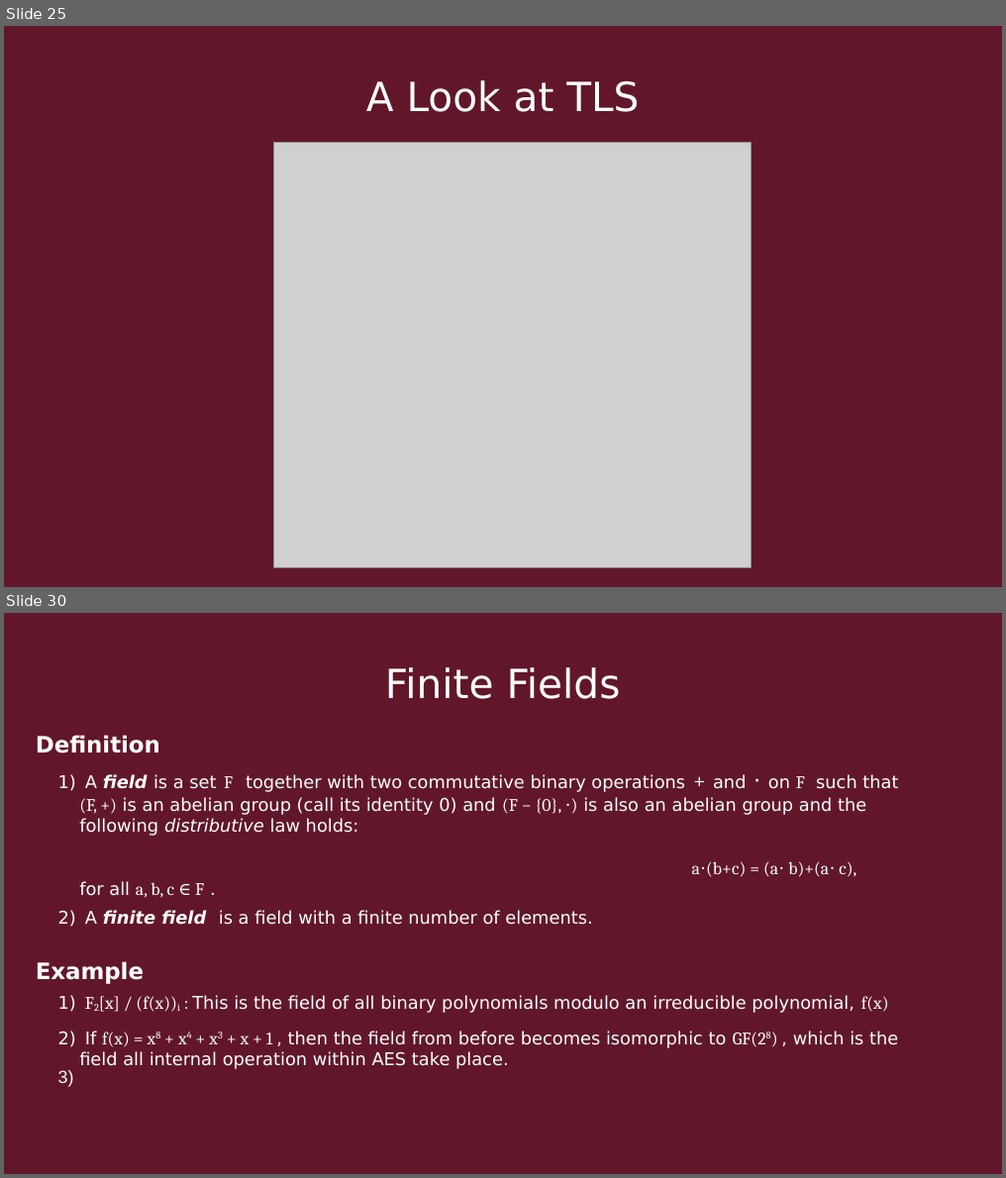
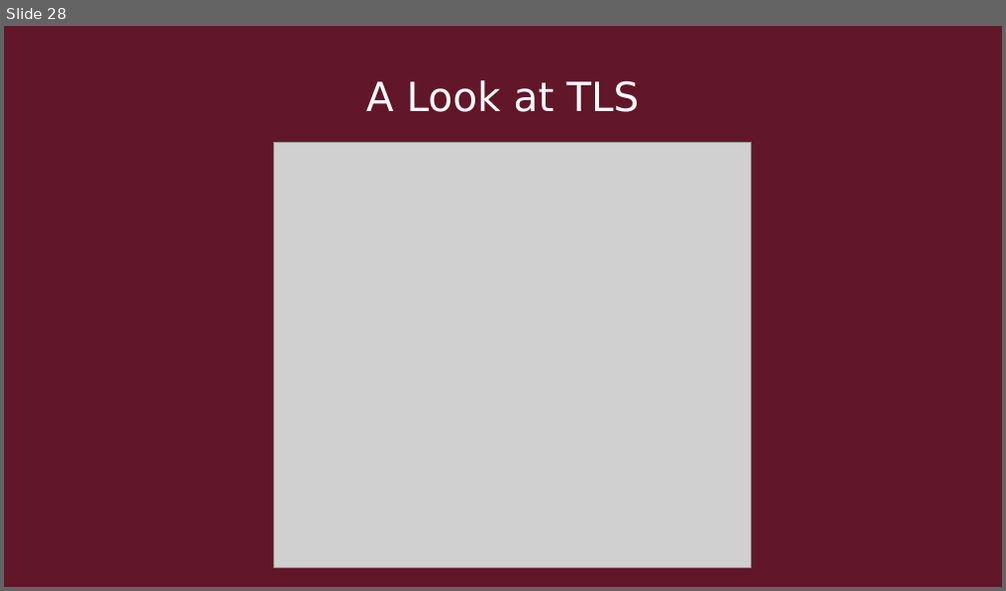
Before and after one commit to Quin-Darcy/seccom, a slide deck: presentation/cryptography_and_network_protocols.odp. Shown one above the other, each under a label of ours: slides 25 and 30 before the commit, slide 28 after it; the slides between them are not shown. The pictures are 1006x1178 and 1006x591 pixels, drawn with LibreOffice and Linux fonts; fonts in the diff are those of the drawing; grey boxes stand for pictures. Boxes give left, top, right and bottom in pixels: in the first picture for what was removed or moved away, otherwise in the second. Text is boxed around its words. In the diff, an @@ line names an element or a change of style, - is before the commit and + after.

```diff
--- a/presentation/cryptography_and_network_protocols.odp
+++ b/presentation/cryptography_and_network_protocols.odp
@@ slide 30 removed at [4,613,1002,1174], background #611729 @@
@@ title removed at [385,667,621,699] @@
-Finite Fields
@@ text removed at [36,735,160,754] @@
-Definition
@@ text removed at [79,774,898,925] @@
-1) A field is a set F together with two commutative binary operations + and ⋅ on F such that (F, +) is an abelian group (call its identity 0) and (F − {0}, ⋅) is also an abelian group and the following distributive law holds:
-   a⋅(b+c) = (a⋅ b)+(a⋅ c),
-   for all a, b, c ∈ F .
-2) A finite field is a field with a finite number of elements.
@@ text removed at [36,961,144,984] @@
-Example
@@ text removed at [79,995,898,1069] @@
-1) F2[x] / (f(x))i : This is the field of all binary polynomials modulo an irreducible polynomial, f(x)
-2) If f(x) = x8 + x4 + x3 + x + 1 , then the field from before becomes isomorphic to GF(28) , which is the field all internal operation within AES take place.
@@ what was slide 25 is now slide 28 @@
```
Also in this commit, not shown: 7 slides changed, 4 slides added, 7 other slides removed, 1 other file.
